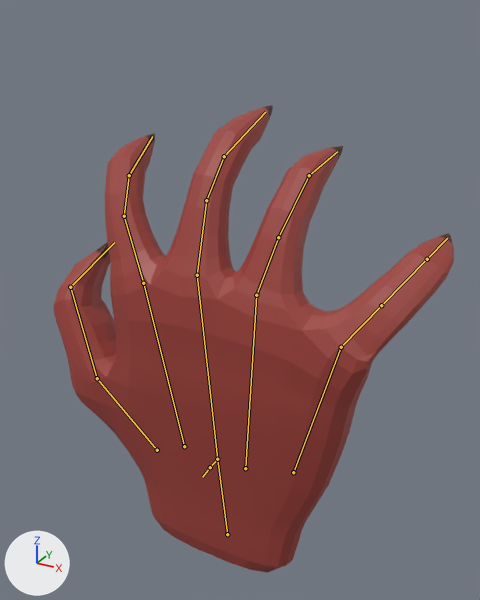
A saved change to the FBX model Homework 3/Hand.fbx.
One viewpoint serves both versions: a 50 mm camera at (5.4, -8.41, 7.09) aimed at (-0.05, 1.49, 2.14). Arrows for +X, +Y and +Z are at lower left; the lights stay in place. The older version comes first. Both versions are drawn at frame 1 of the action 'ArmatureAction'; the numbers are the values there. The bones that change, and the others that lie on the model, are drawn over the model as lines.
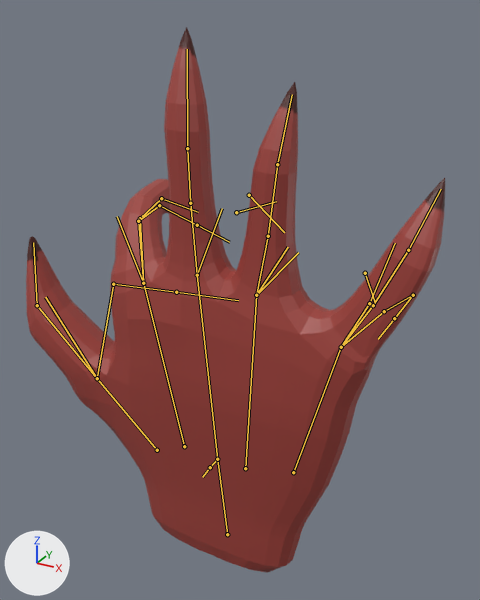
What differs and where, as boxes (x1, y1, x2, y2) in the pictures (480 x 600 px):
'Cube.002', posed (17% taller): before (53, 105, 454, 573); after (26, 27, 445, 573)
bone 'Bone.002', root to tip: before (97, 378) to (70, 287); after (97, 378) to (37, 305)
bone 'Bone.003', root to tip: before (70, 287) to (114, 242); after (37, 305) to (33, 242)
bone 'Bone.008', root to tip: before (143, 283) to (124, 216); after (143, 283) to (140, 218)
bone 'Bone.009', root to tip: before (124, 216) to (129, 175); after (140, 218) to (161, 198)
bone 'Bone.010', root to tip: before (129, 175) to (152, 136); after (161, 198) to (198, 212)
bone 'Bone.011', root to tip: before (197, 275) to (206, 200); after (197, 275) to (190, 203)
bone 'Bone.012', root to tip: before (206, 200) to (224, 156); after (190, 203) to (187, 148)
bone 'Bone.013', root to tip: before (224, 156) to (265, 112); after (187, 148) to (187, 49)
bone 'Bone.014', root to tip: before (256, 295) to (278, 237); after (256, 295) to (268, 236)
bone 'Bone.015', root to tip: before (278, 237) to (309, 175); after (268, 236) to (277, 164)
bone 'Bone.016', root to tip: before (309, 175) to (337, 151); after (277, 164) to (292, 94)
bone 'Bone.017', root to tip: before (341, 347) to (381, 305); after (341, 347) to (373, 305)
bone 'Bone.018', root to tip: before (381, 305) to (427, 259); after (373, 305) to (408, 250)
bone 'Bone.019', root to tip: before (427, 259) to (447, 238); after (408, 250) to (441, 189)

The edits, one by one:
Bone 'Bone.002' (bone_bone_002) turns from (-15, -1, -18) to (0, 0, 0) degrees about its own x, y and z.
Bone 'Bone.003' (bone_bone_003) turns from (-15, -1, -18) to (0, 0, 0) degrees about its own x, y and z.
Bone 'Bone.008' (bone_bone_008) turns from (-17, -1, 5) to (-35, 4, 3) degrees about its own x, y and z.
Bone 'Bone.009' (bone_bone_009) turns from (-17, -1, 5) to (-35, 4, 3) degrees about its own x, y and z.
Bone 'Bone.010' (bone_bone_010) turns from (-17, -1, 5) to (-35, 4, 3) degrees about its own x, y and z.
Bone 'Bone.011' (bone_bone_011) turns from (-20, -1, 0) to (0, 0, 0) degrees about its own x, y and z.
Bone 'Bone.012' (bone_bone_012) turns from (-20, -1, 0) to (0, 0, 0) degrees about its own x, y and z.
Bone 'Bone.013' (bone_bone_013) turns from (-20, -1, 0) to (0, 0, 0) degrees about its own x, y and z.
Bone 'Bone.014' (bone_bone_014) turns from (-20, -3, 3) to (0, 0, 0) degrees about its own x, y and z.
Bone 'Bone.015' (bone_bone_015) turns from (-20, -3, 3) to (0, 0, 0) degrees about its own x, y and z.
Bone 'Bone.016' (bone_bone_016) turns from (-20, -3, 3) to (0, 0, 0) degrees about its own x, y and z.
Bone 'Bone.017' (bone_bone_017) turns from (-21, 0, 0) to (0, 0, 0) degrees about its own x, y and z.
Bone 'Bone.018' (bone_bone_018) turns from (-21, 0, 0) to (0, 0, 0) degrees about its own x, y and z.
Bone 'Bone.019' (bone_bone_019) turns from (-21, 0, 0) to (0, 0, 0) degrees about its own x, y and z.
